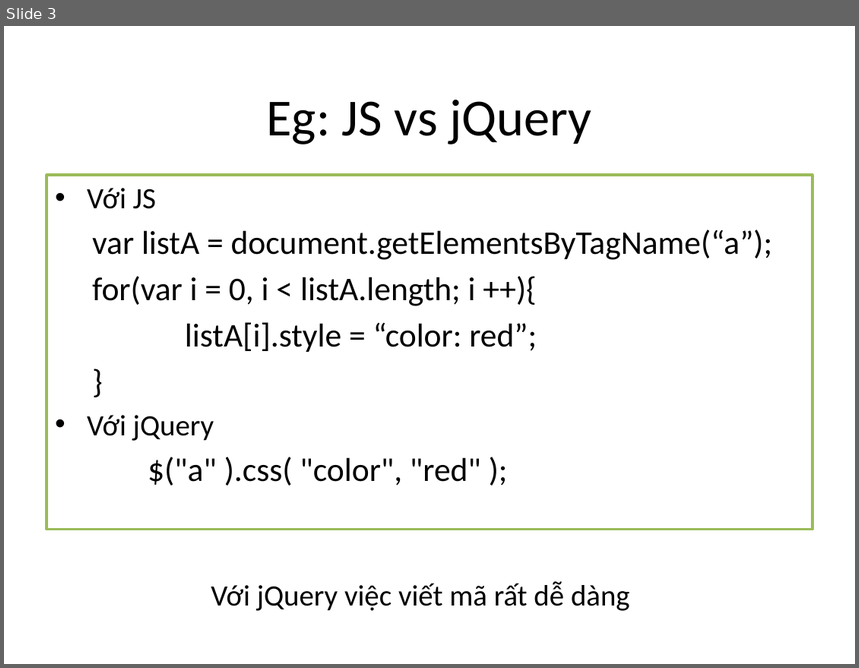
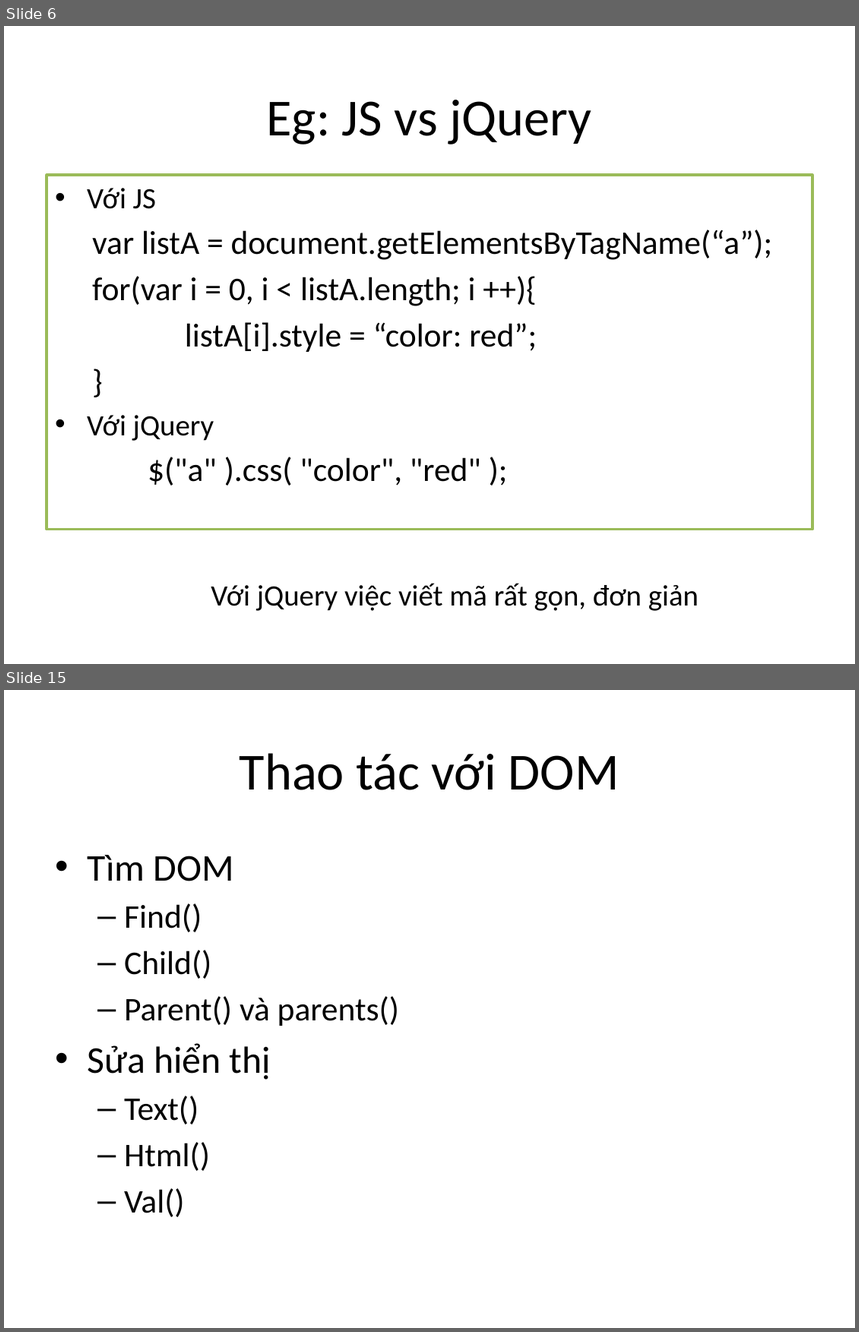
Before and after one commit to phithanh97cs/T3H, a slide deck: Front-end/5. jQuery vs JS/jQuery.pptx. Shown one above the other, each under a label of ours: slide 3 before the commit, slides 6 and 15 after it; the slides between them are not shown. The pictures are 859x668 and 859x1332 pixels, drawn with LibreOffice and Linux fonts; fonts in the diff are those of the drawing. Boxes give left, top, right and bottom in pixels: in the first picture for what was removed or moved away, otherwise in the second. Text is boxed around its words. In the diff, an @@ line names an element or a change of style, - is before the commit and + after.

```diff
--- a/Front-end/5. jQuery vs JS/jQuery.pptx
+++ b/Front-end/5. jQuery vs JS/jQuery.pptx
@@ slide 15 added at (x1=4, y1=690, x2=855, y2=1328), background #FFFFFF @@
@@ title added at (x1=240, y1=753, x2=620, y2=790), 44 pt, text #000000 @@
+Thao tác với DOM
@@ text added at (x1=87, y1=855, x2=399, y2=1217), 28 pt, text #000000 @@
+• Tìm DOM
+  – Find()
+  – Child()
+  – Parent() và parents()
+• Sửa hiển thị
+  – Text()
+  – Html()
+  – Val()
@@ what was slide 3 is now slide 6 @@
@@ slide 6 changed as well @@
@@ text at (x1=211, y1=583, x2=699, y2=611): text changed @@
-Với jQuery việc viết mã rất dễ dàng
+Với jQuery việc viết mã rất gọn, đơn giản
```
Also in this commit, not shown: 1 other slide changed, 17 other slides added, 5 other files.
